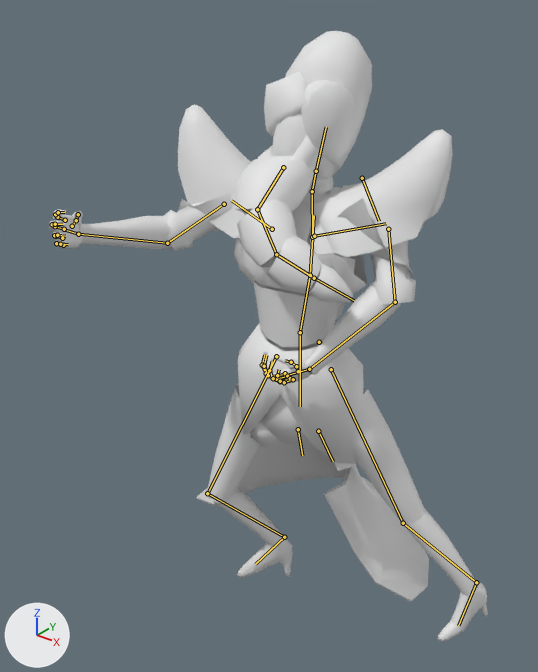
The FBX model Assets/Models/BarbaraModel.fbx: old version first, new version second.
Both versions are drawn from a 50 mm camera at (0.658, -1.565, 1.767) aimed at (-0.476, -0.148, 0.888). Every picture has the same lights, and +X, +Y and +Z are marked at lower left. The older version comes first. Both versions are drawn at frame 61 of the action 'Armature|SingSimple'; the numbers are the values there. The bones that change, and the others that lie on the model, are drawn over the model as lines.

The first picture shows 'BeardedLadyProxyBase'.
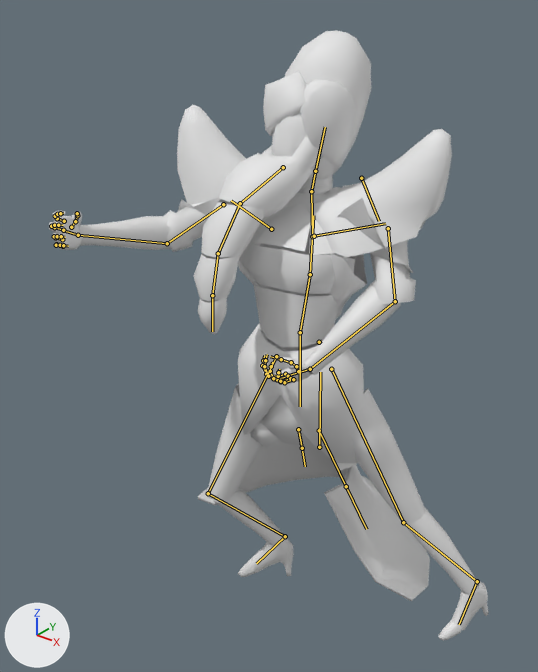
Location of each change, (x1, y1, x2, y2) in pixels of the pictures (538 x 672 px):
'BeardedLadyProxyBase', posed
    before: (50, 31, 488, 641)
    after: (49, 30, 489, 641)
bone 'Beard.001', root to tip
    before: (283, 167) to (257, 209)
    after: (283, 167) to (240, 203)
bone 'Beard.002', root to tip
    before: (257, 209) to (276, 254)
    after: (240, 203) to (218, 253)
bone 'Beard.003', root to tip
    before: (276, 254) to (314, 278)
    after: (218, 253) to (212, 295)

Diff of the bpy script that builds the scene:
```diff
--- a/Assets/Models/BarbaraModel.fbx.py
+++ b/Assets/Models/BarbaraModel.fbx.py
@@ bone_beard_001 @@
 bone_beard_001 = bpy.data.objects['Armature'].pose.bones['Beard.001']  # child of 'Head'
-bone_beard_001.rotation_quaternion = (0.947, -0.075, -0.105, -0.295)  # degrees (-5, -14, -34)
+bone_beard_001.rotation_quaternion = (0.978, -0.14, -0.075, -0.136)  # degrees (-15, -11, -14)
@@ bone_beard_002 @@
 bone_beard_002 = bpy.data.objects['Armature'].pose.bones['Beard.002']  # child of 'Beard.001'
-bone_beard_002.rotation_quaternion = (0.949, 0.099, 0.025, -0.3)  # degrees (10, 6, -35)
+bone_beard_002.rotation_quaternion = (0.996, 0.08, -0.006, -0.034)  # degrees (9, 0, -4)
@@ bone_beard_003 @@
 bone_beard_003 = bpy.data.objects['Armature'].pose.bones['Beard.003']  # child of 'Beard.002'
-bone_beard_003.rotation_quaternion = (0.968, 0.138, 0.021, -0.211)  # degrees (15, 6, -24)
+bone_beard_003.rotation_quaternion = (0.996, 0.088, -0.001, 0.005)  # degrees (10, 0, 1)
```
